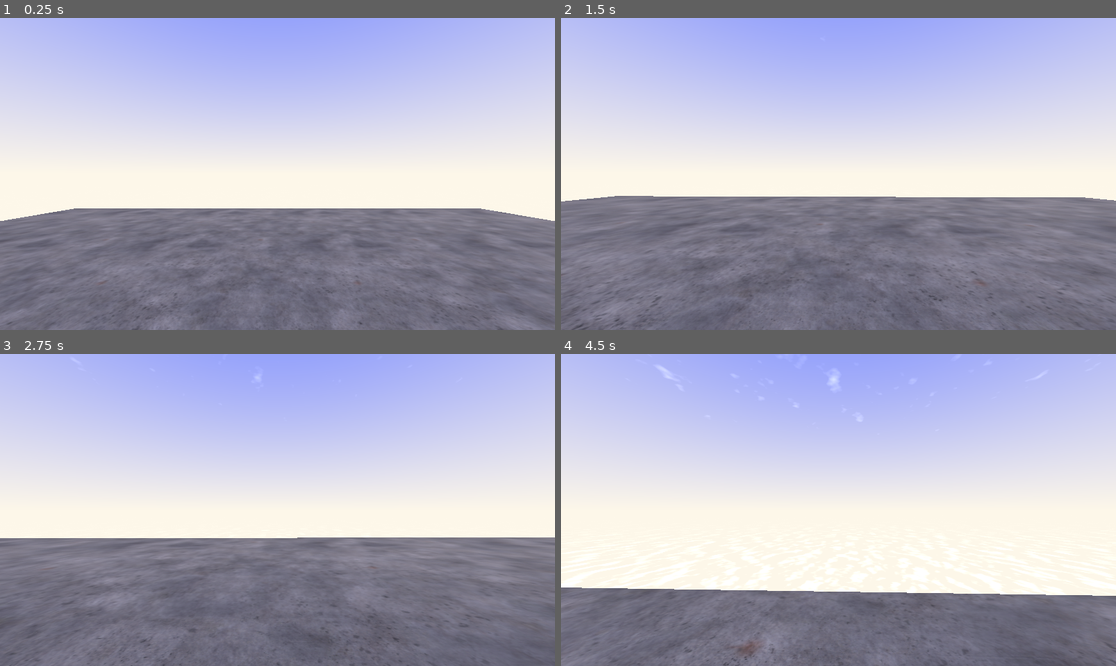
Above: before the commit, frames 1-4 (two rows, left to right).
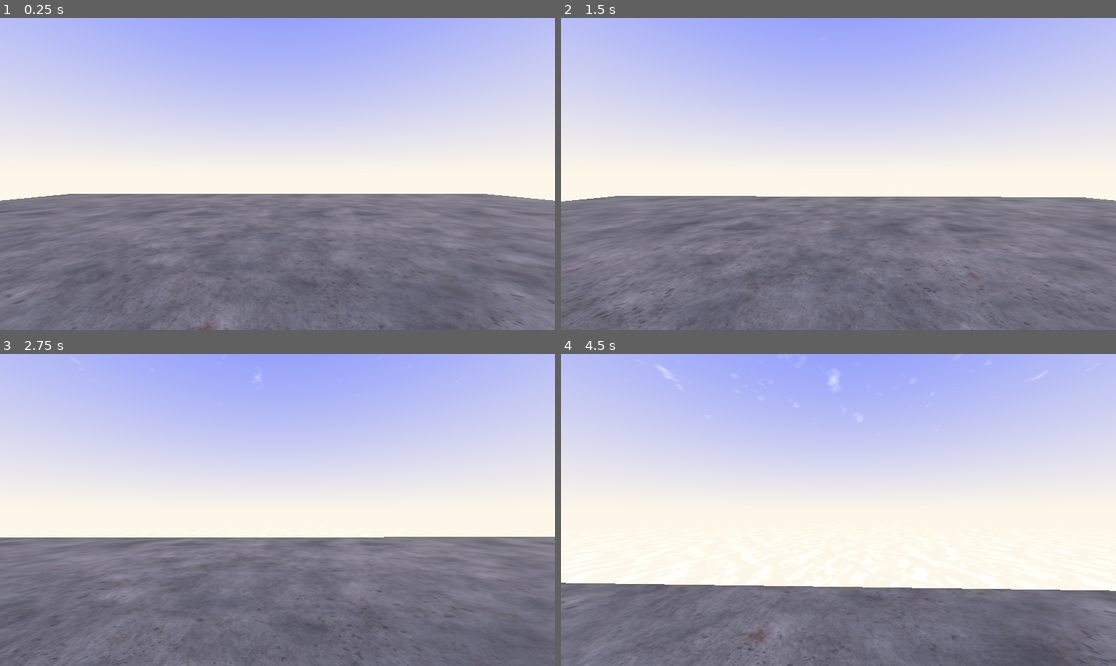
Above: after the commit, the same moments.

Repository: PainfulFox/Godot-Fps-Template
Game: Godot game, scene res://Scenes/Test.tscn
The game is run twice, just before and just after one commit, with the same random seed, the same clock (stepped at 60 frames per second) and the same inputs.
Inputs (mouse positions are in pixels of both pictures, inside the frame that each line leads up to):
- Up to frame 1 (0.25 s): no input
- Up to frame 2 (1.5 s): move the mouse to (866, 174) at 0.52 s; hold Ctrl (crouch) 0.53-1.28 s; hold W (forward) from 0.53 s (still down); click (866, 174) at 0.67 s; tap Space (jump) at 0.77 s; move the mouse to (810, 174) at 1.27 s; click (810, 174) at 1.35 s
- Up to frame 3 (2.75 s): keep holding W (forward); tap Space (jump) at 1.52 s; move the mouse to (288, 503) at 2.02 s; hold Shift (sprint) from 2.03 s (still down)
- Up to frame 4 (4.5 s): keep holding W (forward); move the mouse to (832, 516) at 2.77 s; release Shift (sprint) at 2.78 s; tap Ctrl (crouch) at 2.85 s; click (832, 516) at 2.92 s; tap Space (jump) at 3.02, 3.77 s; move the mouse to (877, 513) at 3.52 s; press the mouse at (877, 513) at 3.53 s; move the mouse to (794, 506) at 4.27 s; release the mouse at (794, 506) at 4.28 s; tap Shift (sprint) at 4.35 s

The runs differ from the first frame. In frame 1, 7.0% of the frame differs, in the area x 0-100%, y 56-100%; in frame 2, 0.7%; in frame 3, 0.8%; in frame 4, 2.1%.

Commit message:
Update Test.tscn

Diff:
--- a/Scenes/Test.tscn
+++ b/Scenes/Test.tscn
@@ -49,7 +49,6 @@
 transform = Transform3D(0.0410554, -0.893991, -0.4462, 0.637121, -0.320583, 0.700931, -0.76967, -0.31306, 0.556419, 0, 0, 0)
 
 [node name="Floor" type="CSGBox3D" parent="."]
-transform = Transform3D(1, 0, 0, 0, 1, 0, 0, 0, 1, 0, -1.85351, 0)
 material_override = ExtResource("2_4ea62")
 use_collision = true
 size = Vector3(50, 0.05, 50)
